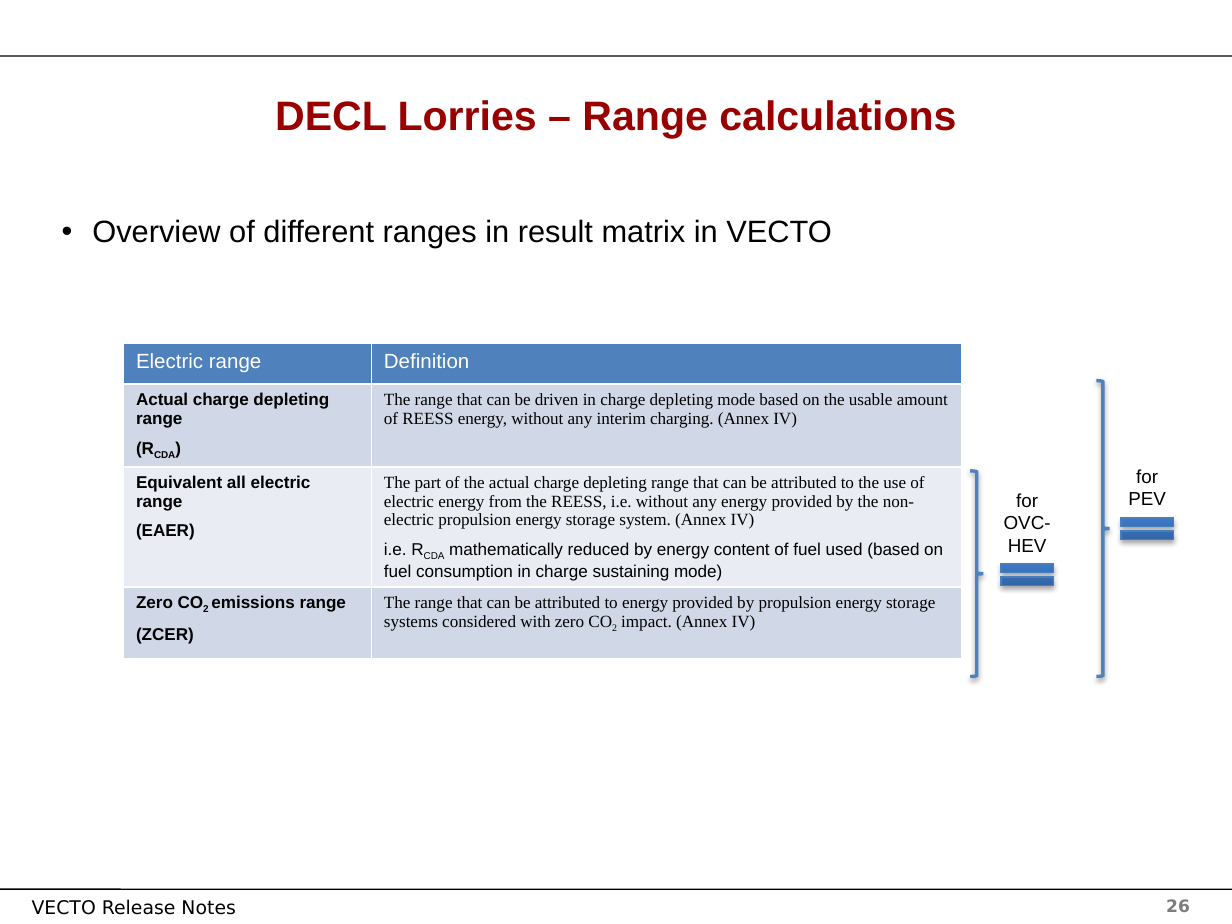
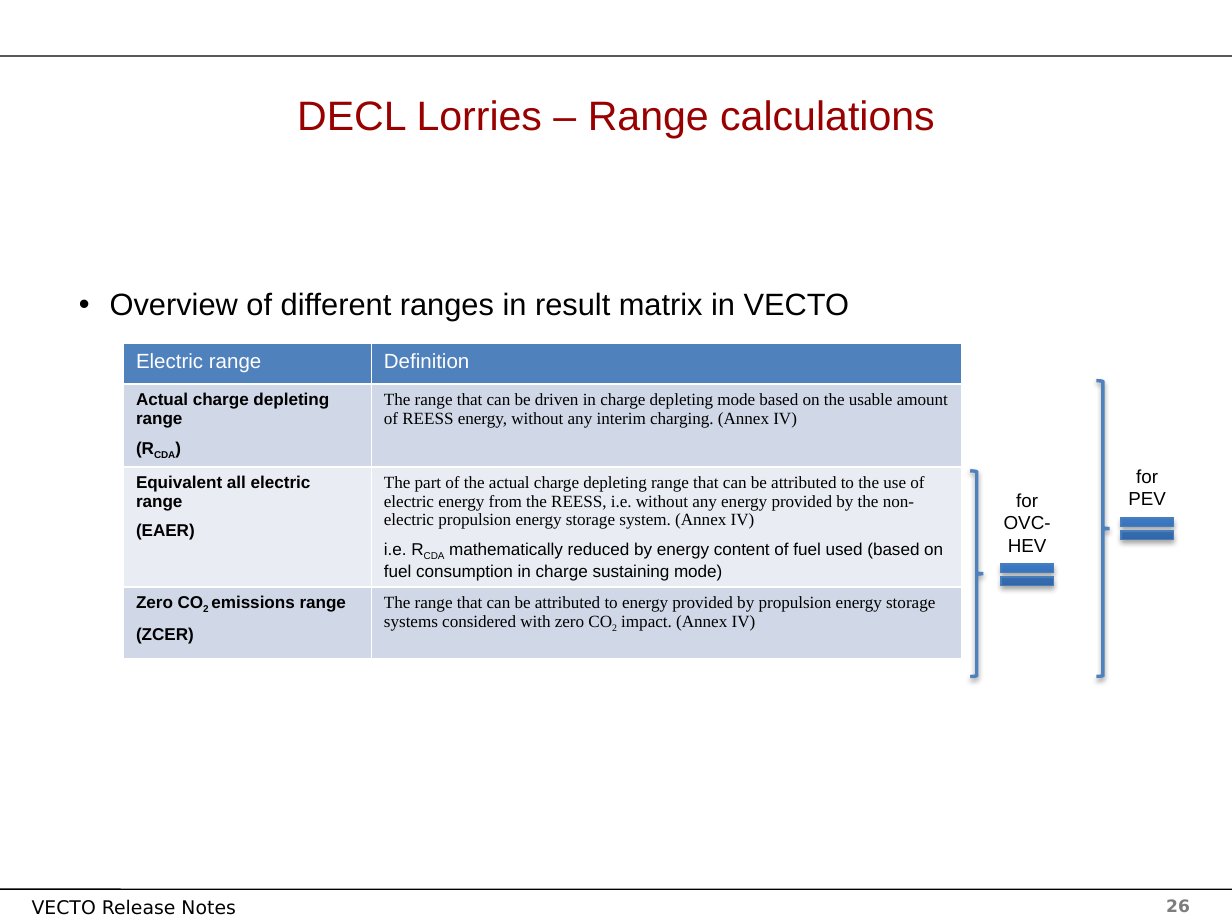
Before and after one commit to tanawadeatharva/BharatVECTO, a slide deck: slide 26 of Documentation/User Manual Source/Release Notes Vecto3.x.pptx. Drawn at 1232x924 pixels with LibreOffice and Linux fonts; fonts in the diff are those of the drawing; background and template pictures are left out. Boxes give left, top, right and bottom in pixels: in the first picture for what was removed or moved away, otherwise in the second. Text is boxed around its words. In the diff, an @@ line names an element or a change of style, - is before the commit and + after.

```diff
--- a/Documentation/User Manual Source/Release Notes Vecto3.x.pptx
+++ b/Documentation/User Manual Source/Release Notes Vecto3.x.pptx
@@ title "DECL Lorries – Range calculations" at [297, 100, 935, 138]: bold off @@
@@ text "Overview of different ranges in ...": place and size @@
-text "Overview of different ranges in ..." at [92, 219, 831, 248]
+text "Overview of different ranges in ..." at [110, 292, 849, 321]
```
Also in this commit, not shown: 30 other slides changed.
